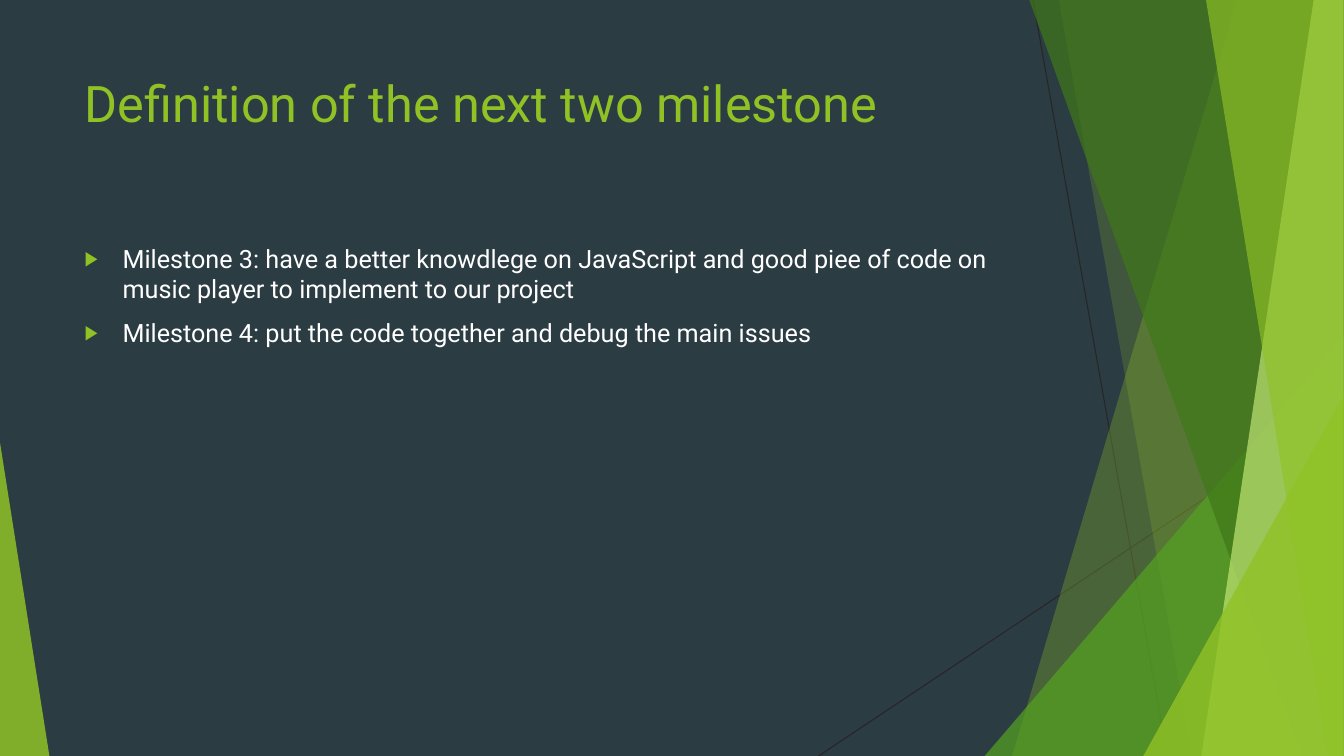
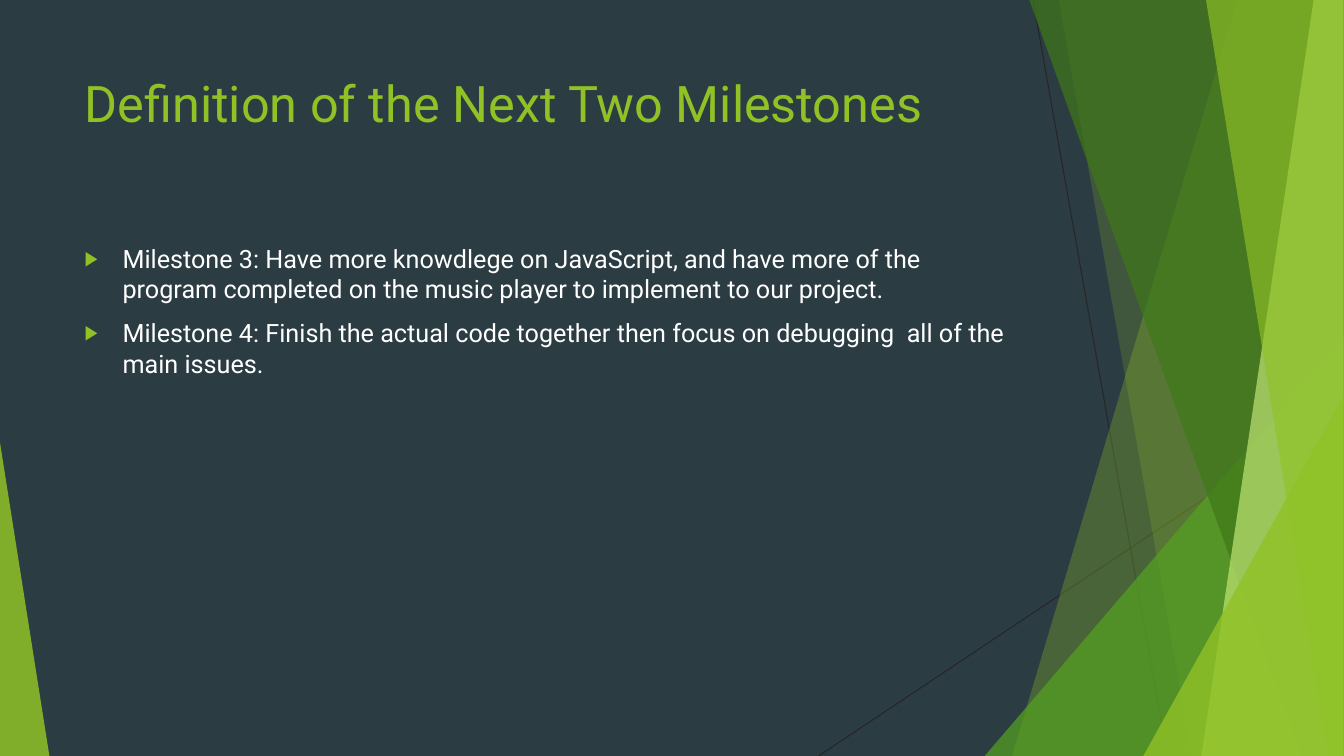
Before and after one commit to gabrielechiossi/CS-3560-PROJECT, a slide deck: slide 5 of Milestone 2.pptx. Drawn at 1344x756 pixels with LibreOffice and Linux fonts; fonts in the diff are those of the drawing. Boxes give left, top, right and bottom in pixels: in the first picture for what was removed or moved away, otherwise in the second. Text is boxed around its words. In the diff, an @@ line names an element or a change of style, - is before the commit and + after.

```diff
--- a/Milestone 2.pptx
+++ b/Milestone 2.pptx
@@ title at bbox=[85, 84, 922, 123]: text changed @@
-Definition of the next two milestone
+Definition of the Next Two Milestones
@@ text at bbox=[123, 249, 1003, 374]: text changed @@
-▶ Milestone 3: have a better knowdlege on JavaScript and good piee of code on music player to implement to our project
-▶ Milestone 4: put the code together and debug the main issues
+▶ Milestone 3: Have more knowdlege on JavaScript, and have more of the program completed on the music player to implement to our project.
+▶ Milestone 4: Finish the actual code together then focus on debugging all of the main issues.
```
Also in this commit, not shown: 4 other slides changed, 1 slide added.
